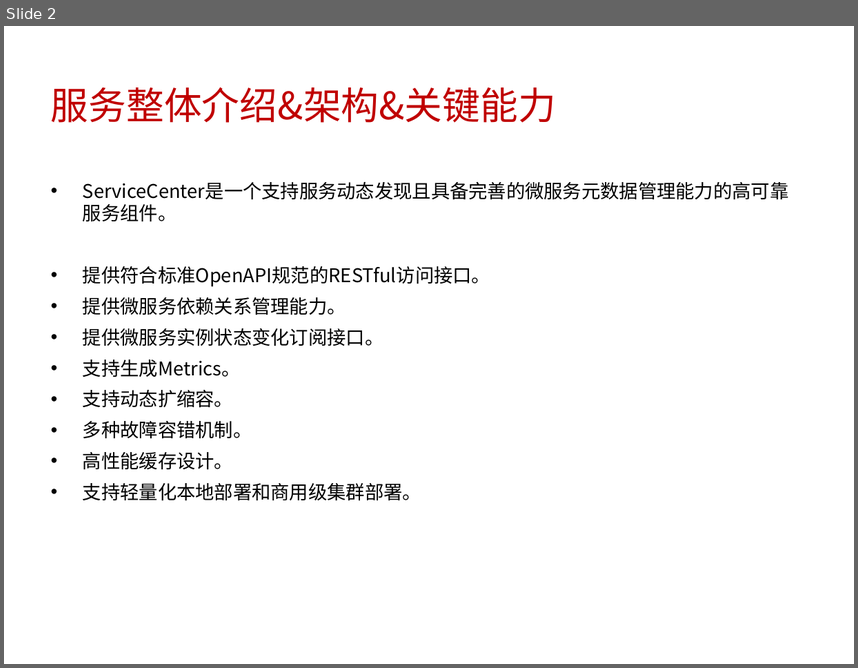
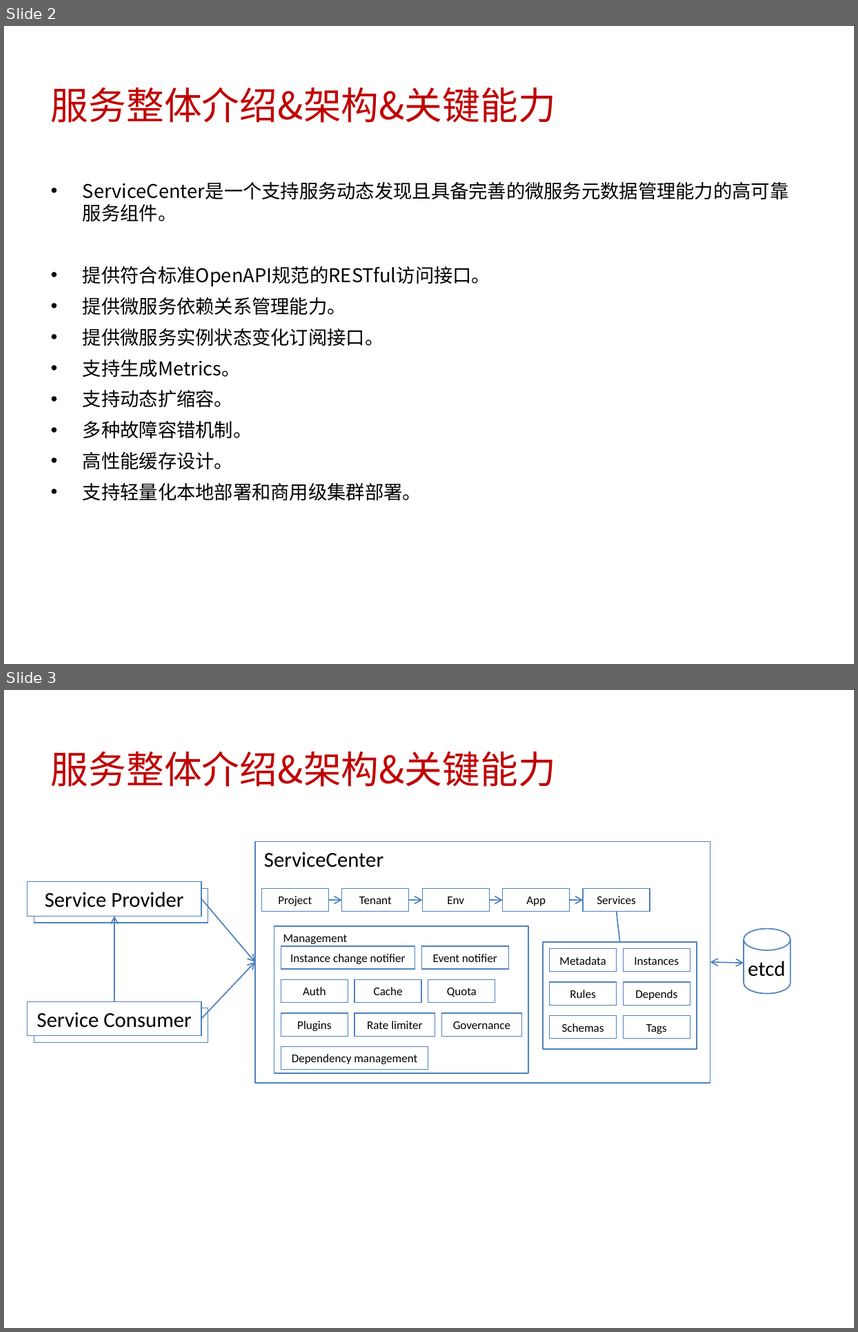
Before and after one commit to little-cui/sc-tester, a slide deck: doc/analysis.ppt. Shown one above the other, each under a label of ours: slide 2 before the commit, slides 2 and 3 after it. The pictures are 858x668 and 858x1332 pixels, drawn with LibreOffice and Linux fonts; fonts in the diff are those of the drawing. Boxes give left, top, right and bottom in pixels: in the first picture for what was removed or moved away, otherwise in the second. Text is boxed around its words. In the diff, an @@ line names an element or a change of style, - is before the commit and + after.

```diff
--- a/doc/analysis.ppt
+++ b/doc/analysis.ppt
@@ slide 3 added at (4, 690, 854, 1328), background #FFFFFF @@
@@ title added at (51, 751, 556, 787), 32 pt, text #C00000 @@
+服务整体介绍&架构&关键能力
@@ rectangle added at (254, 841, 710, 1083), fill #FFFFFF, outline #4F81BD 0.99 pt @@
@@ text added at (264, 852, 383, 867), 18 pt, text #000000 @@
+ServiceCenter
@@ rectangle added at (27, 881, 201, 915), fill #FFFFFF, outline #4F81BD 0.74 pt, 18 pt, text #000000 @@
+Service Provider
@@ rectangle added at (34, 888, 208, 922), fill #FFFFFF, outline #4F81BD 0.74 pt, 18 pt, text #000000 @@
+Service Provider
@@ arrow added from (114, 1001) to (114, 916), #4F81BD 0.99 pt @@
@@ arrow added from (201, 898) to (254, 962), #4F81BD 0.99 pt @@
@@ group added at (261, 888, 650, 911): 5 rectangles, 4 arrows @@
+Project
+Tenant
+Env
+App
+Services
@@ line added from (616, 911) to (620, 942), #4F81BD 0.99 pt @@
@@ group added at (274, 925, 528, 1072): 10 rectangles, 1 text @@
+Instance change notifier
+Event notifier
+Auth
+Cache
+Plugins
+Rate limiter
+Quota
+Governance
+Dependency management
+Management
@@ cylinder added at (744, 929, 791, 994), fill #FFFFFF, outline #4F81BD 0.99 pt, 18 pt, text #000000 @@
+etcd
@@ group added at (543, 942, 697, 1049): 7 rectangles @@
+Metadata
+Instances
+Rules
+Depends
+Schemas
+Tags
@@ arrow added from (201, 1018) to (254, 962), #4F81BD 0.99 pt @@
@@ double arrow added from (711, 962) to (744, 963), #4F81BD 0.99 pt @@
@@ rectangle added at (27, 1001, 201, 1035), fill #FFFFFF, outline #4F81BD 0.74 pt, 18 pt, text #000000 @@
+Service Consumer
@@ rectangle added at (34, 1008, 208, 1042), fill #FFFFFF, outline #4F81BD 0.74 pt, 18 pt, text #000000 @@
+Service Consumer
```
Also in this commit, not shown: 1 slide changed.
